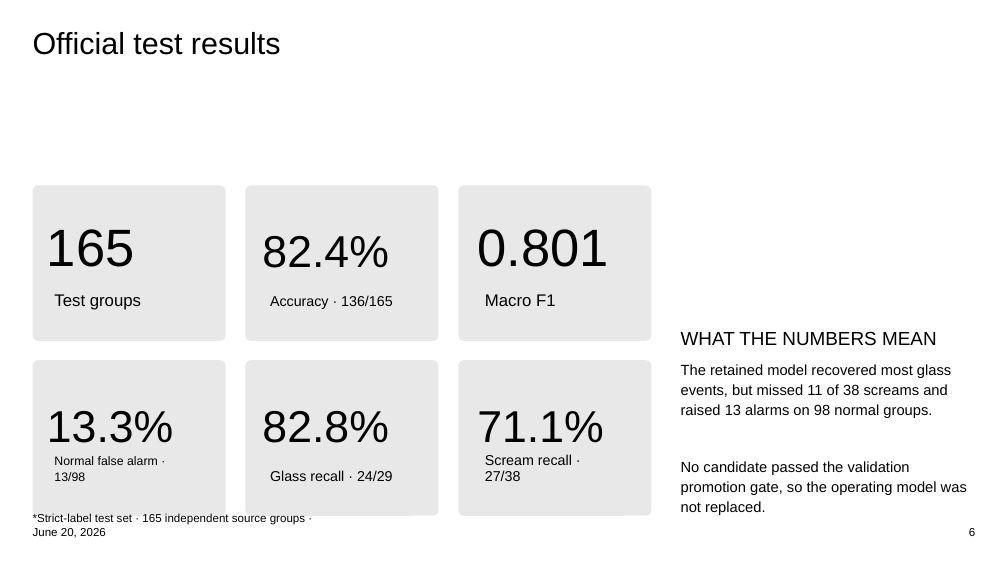
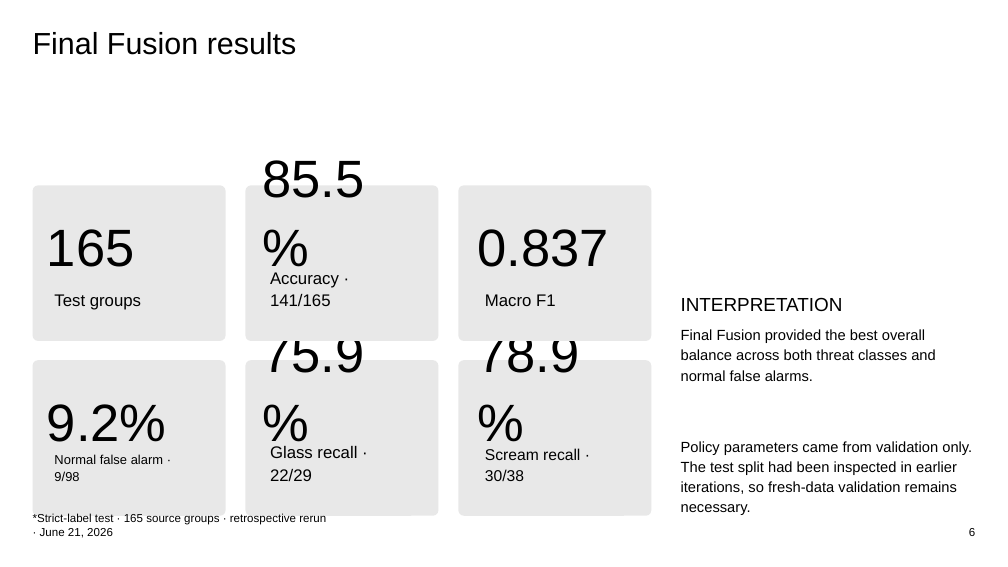
Before and after one commit to happy124210/2026-HUFS-IoT, a slide deck: slide 6 of outputs/HUFS_IoT_Final_Presentation_English.pptx. Drawn at 1008x567 pixels with LibreOffice and Linux fonts; fonts in the diff are those of the drawing. Boxes give left, top, right and bottom in pixels: in the first picture for what was removed or moved away, otherwise in the second. Text is boxed around its words. In the diff, an @@ line names an element or a change of style, - is before the commit and + after.

Commit message:
Update presentation and test results for final Fusion evaluation

```diff
--- a/outputs/HUFS_IoT_Final_Presentation_English.pptx
+++ b/outputs/HUFS_IoT_Final_Presentation_English.pptx
@@ title at box(33, 32, 297, 55): text changed @@
-Official test results
+Final Fusion results
@@ text at box(262, 160, 364, 198): text changed; size 42.5 to 50 pt @@
-82.4%
+85.5%
@@ text at box(477, 229, 608, 267): text changed @@
-0.801
+0.837
@@ text at box(270, 272, 339, 307): text changed; size 13.6 to 16 pt @@
-Accuracy · 136/165
+Accuracy · 141/165
@@ text at box(681, 297, 972, 515): text changed @@
-WHAT THE NUMBERS MEAN
-The retained model recovered most glass events, but missed 11 of 38 screams and raised 13 alarms on 98 normal groups.
-No candidate passed the validation promotion gate, so the operating model was not replaced.
+INTERPRETATION
+Final Fusion provided the best overall balance across both threat classes and normal false alarms.
+Policy parameters came from validation only. The test split had been inspected in earlier iterations, so fresh-data validation remains necessary.
@@ text at box(262, 341, 364, 373): text changed; size 42.5 to 50 pt @@
-82.8%
+75.9%
@@ text at box(477, 341, 579, 373): text changed; size 42.5 to 50 pt @@
-71.1%
+78.9%
@@ text at box(47, 404, 167, 442): text changed; size 42.5 to 50 pt @@
-13.3%
+9.2%
@@ text at box(270, 446, 357, 481): text changed; size 13.6 to 16 pt @@
-Glass recall · 24/29
+Glass recall · 22/29
@@ text at box(485, 448, 580, 481): text changed; size 13.6 to 14.9 pt @@
-Scream recall · 27/38
+Scream recall · 30/38
@@ text at box(54, 454, 163, 481): text changed; size 11.7 to 12.3 pt @@
-Normal false alarm · 13/98
+Normal false alarm · 9/98
@@ text at box(33, 513, 326, 538): text changed @@
-*Strict-label test set · 165 independent source groups · June 20, 2026
+*Strict-label test · 165 source groups · retrospective rerun · June 21, 2026
```
Also in this commit, not shown: 7 other slides changed, 1 slide added, 1 slide removed, 18 other files.
